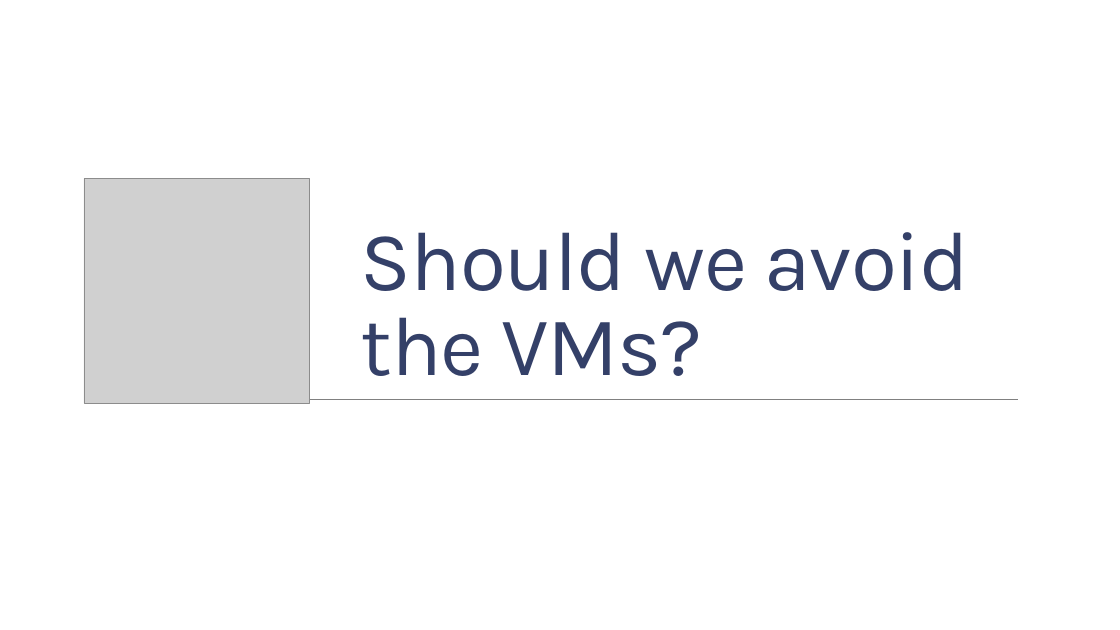
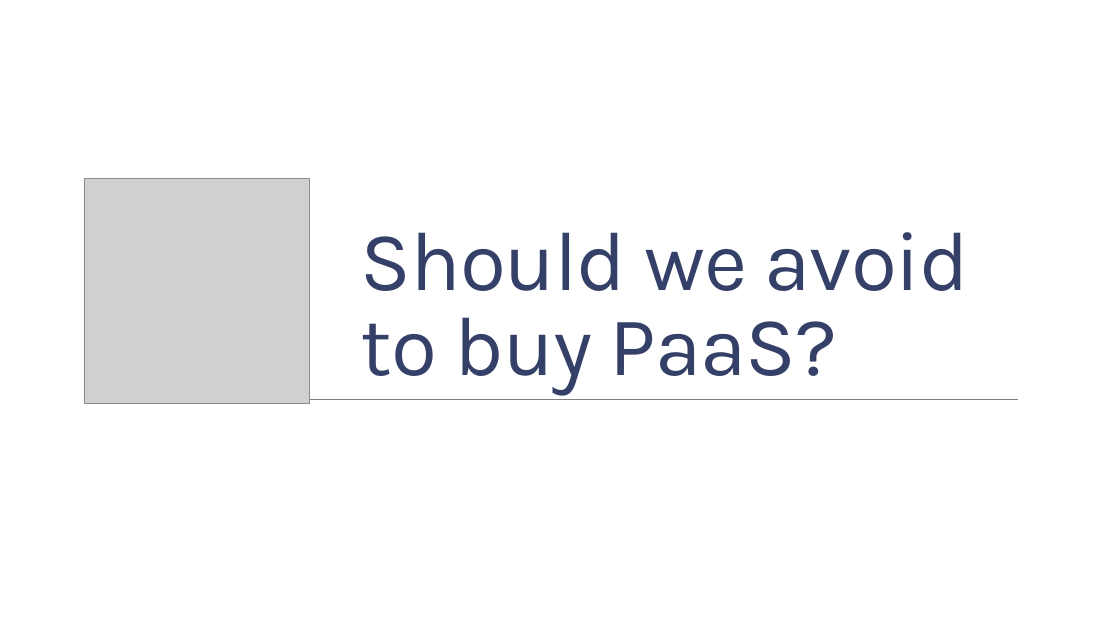
Before and after one commit to childotg/Events.2023, a slide deck: slide 20 of 230425 - DevOpsCon @London/Let's go Hybrid! Is it better.. No. Is it cheaper.. Yes!.pptx (slide 21 before the commit). Drawn at 1120x630 pixels with LibreOffice and Linux fonts; fonts in the diff are those of the drawing; grey boxes stand for pictures; background and template pictures are left out. Boxes give left, top, right and bottom in pixels: in the first picture for what was removed or moved away, otherwise in the second. Text is boxed around its words. In the diff, an @@ line names an element or a change of style, - is before the commit and + after.

```diff
--- a/230425 - DevOpsCon @London/Let's go Hybrid! Is it better.. No. Is it cheaper.. Yes!.pptx
+++ b/230425 - DevOpsCon @London/Let's go Hybrid! Is it better.. No. Is it cheaper.. Yes!.pptx
@@ title at (x1=361, y1=232, x2=970, y2=395): text changed @@
-Should we avoid the VMs?
+Should we avoid to buy PaaS?
```
Also in this commit, not shown: 8 other slides changed, 21 slides added, 6 slides removed, 1 other file.
